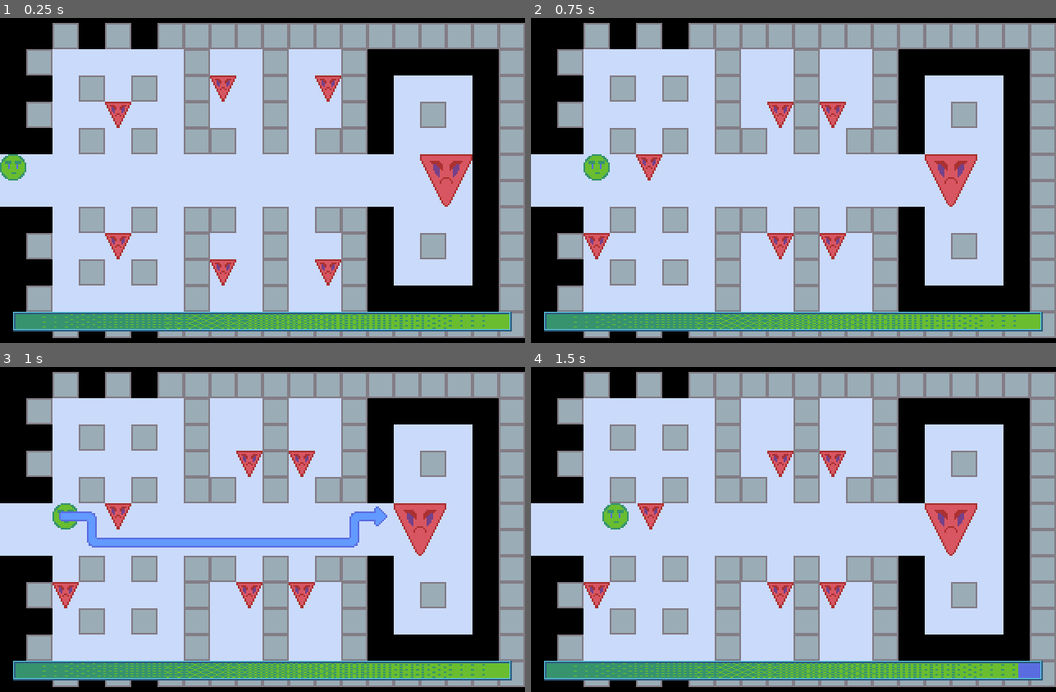
Above: before the commit, frames 1-4 (two rows, left to right).
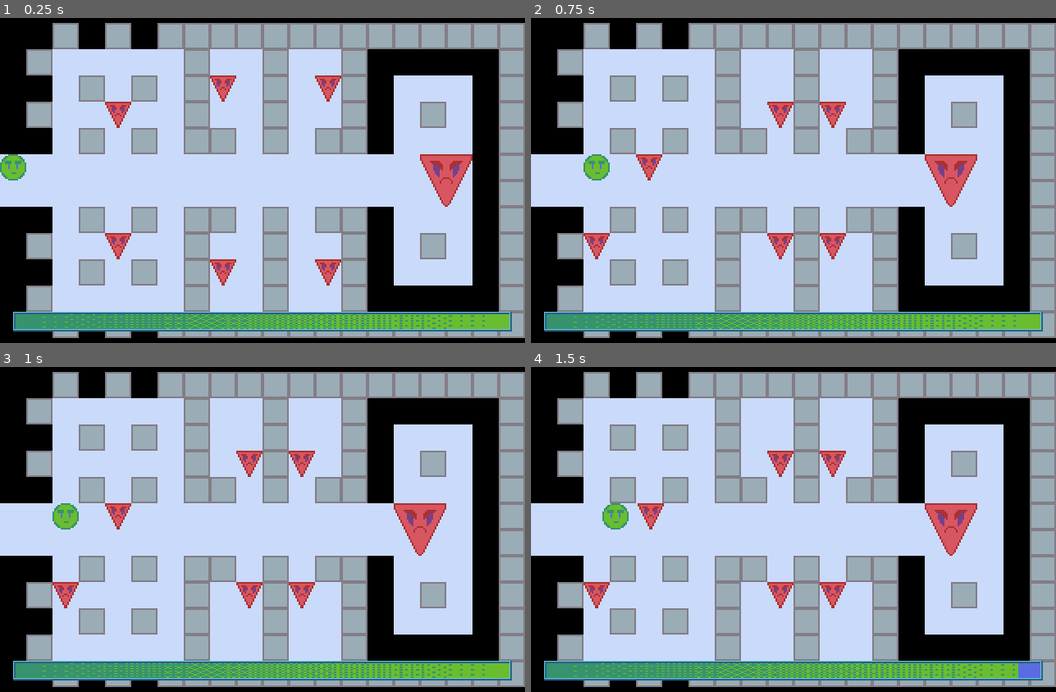
Above: after the commit, the same moments.

Repository: AaronWizard/ShapeFight
Game: Godot game, scene res://Game.tscn
Two runs of this game, one before a commit and one after it. Both use one fixed random seed, a clock stepped at 60 frames per second and the inputs below.
Inputs (mouse positions are in pixels of both pictures, inside the frame that each line leads up to):
- Up to frame 1 (0.25 s): no input
- Up to frame 2 (0.75 s): tap Enter at 0.5 s; move the mouse to (909, 164) at 0.52 s; hold Right (move_east) from 0.53 s (still down); tap Space (wait) at 0.6 s; click (909, 164) at 0.67 s
- Up to frame 3 (1 s): keep holding Right (move_east)
- Up to frame 4 (1.5 s): tap Space (wait) at 1.25, 1.35 s; move the mouse to (688, 545) at 1.27 s; release Right (move_east) at 1.28 s; hold Down (move_south) from 1.28 s (still down); click (688, 545) at 1.42 s

Frames 1-2 are identical in both runs. In frame 3, 2.2% of the frame differs, in the area x 11-74%, y 42-56%; in frame 4, nothing differs.

Commit message:
Keep track of path to mouse tile

Diff:
--- a/Maps/PathOverlay.gd
+++ b/Maps/PathOverlay.gd
@@ -9,7 +9,8 @@
 
 onready var _pathfinder := Pathfinder.new()
 
-var _current_cell = null
+var _current_cell: Vector2
+var _current_path: Array
 
 var actor: Actor setget set_current_actor
 
@@ -17,8 +18,6 @@
 	actor = value
 
 	set_process_unhandled_input(actor != null)
-
-	_current_cell = null
 
 	if value:
 		_pathfinder.actor = value
@@ -30,6 +29,7 @@
 		_start_draw_path(cell)
 	else:
 		_pathfinder.clear()
+		_current_path.clear()
 		clear()
 
 func _ready() -> void:
@@ -40,29 +40,33 @@
 		var coords: Vector2 = event.position
 		var cell := world_to_map(coords)
 		_start_draw_path(cell)
+	if event is InputEventMouseButton and event.pressed and \
+			(event.button_index == BUTTON_LEFT) and (_current_path.size() > 0):
+		print(_current_path)
 
 func _start_draw_path(cell: Vector2) -> void:
 	if cell:
 		if _current_cell != cell:
 			_current_cell = cell
+			_current_path.clear()
 			clear()
 
 			if (cell != actor.cell_position) and _pathfinder.has_cell(cell):
 				_draw_path(cell)
 	else:
+		_current_path.clear()
 		clear()
-		_current_cell = null
 
 func _draw_path(cell: Vector2) -> void:
-	var path := _pathfinder.get_path(actor.cell_position, cell)
-	if path.size() > 0:
-		assert(path.size() >= 2)
+	_current_path = _pathfinder.get_path(actor.cell_position, cell)
+	if _current_path.size() > 0:
+		assert(_current_path.size() >= 2)
 
-		_draw_path_start(path[0], path[1])
-		_draw_path_end(path[ path.size() - 1 ], path[ path.size() - 2] )
+		_draw_path_start(_current_path[0], _current_path[1])
+		_draw_path_end(_current_path[ _current_path.size() - 1 ], _current_path[ _current_path.size() - 2] )
 
-		for i in range(1, path.size() - 1):
-			_draw_path_middle(path[i - 1], path[i], path[i + 1])
+		for i in range(1, _current_path.size() - 1):
+			_draw_path_middle(_current_path[i - 1], _current_path[i], _current_path[i + 1])
 
 func _draw_path_start(start: Vector2, next: Vector2) -> void:
 	var direction := Direction.get_closest_direction_diff(start, next)
